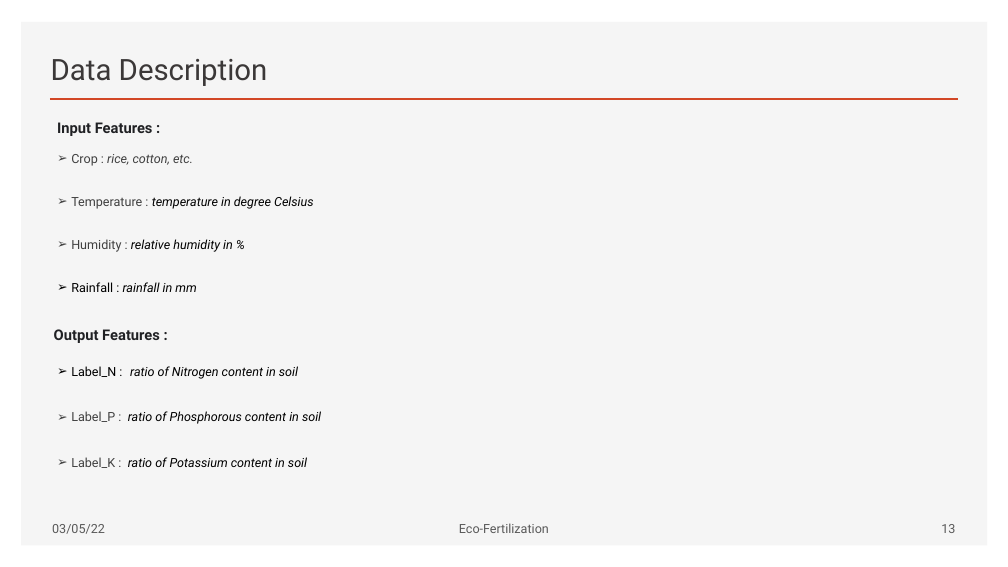
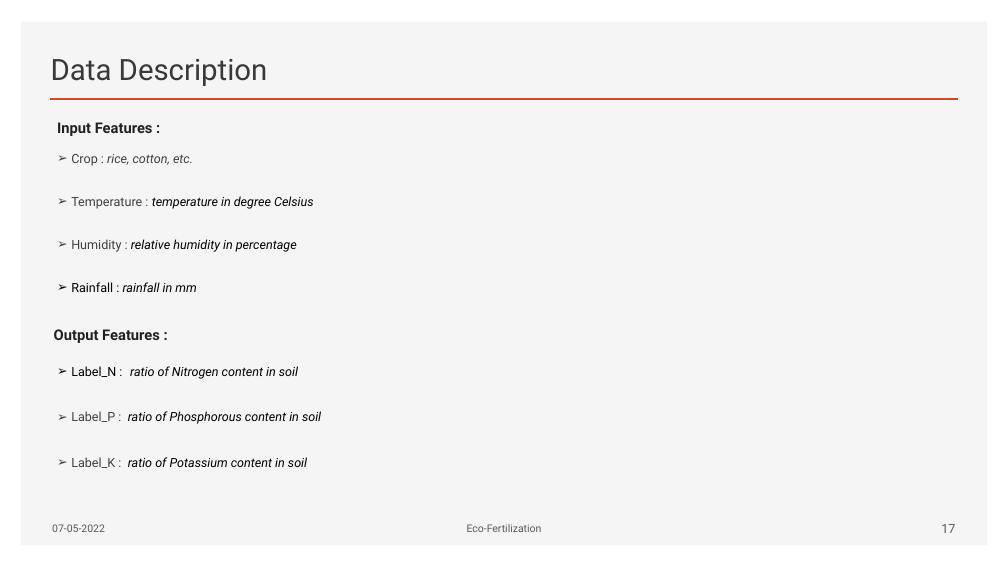
Before and after one commit to Gekko12/Eco-fertilization, a slide deck: slide 18 of EcoFertilization.pptx (slide 14 before the commit). Drawn at 1008x567 pixels with LibreOffice and Linux fonts; fonts in the diff are those of the drawing. Boxes give left, top, right and bottom in pixels: in the first picture for what was removed or moved away, otherwise in the second. Text is boxed around its words. In the diff, an @@ line names an element or a change of style, - is before the commit and + after.

Commit message:
design phase DONE

```diff
--- a/EcoFertilization.pptx
+++ b/EcoFertilization.pptx
@@ text at bbox=[71, 239, 297, 252]: text changed @@
-➢ Humidity : relative humidity in %
+➢ Humidity : relative humidity in percentage
@@ text at bbox=[52, 524, 105, 532]: text changed; size 12 to 10 pt @@
-03/05/22
+07-05-2022
@@ text "Eco-Fertilization" at bbox=[467, 524, 542, 532]: size 12 to 10 pt @@
@@ page number at bbox=[941, 524, 955, 533]: text changed @@
-13
+17
```
Also in this commit, not shown: 17 other slides changed, 7 slides added, 1 slide removed.
